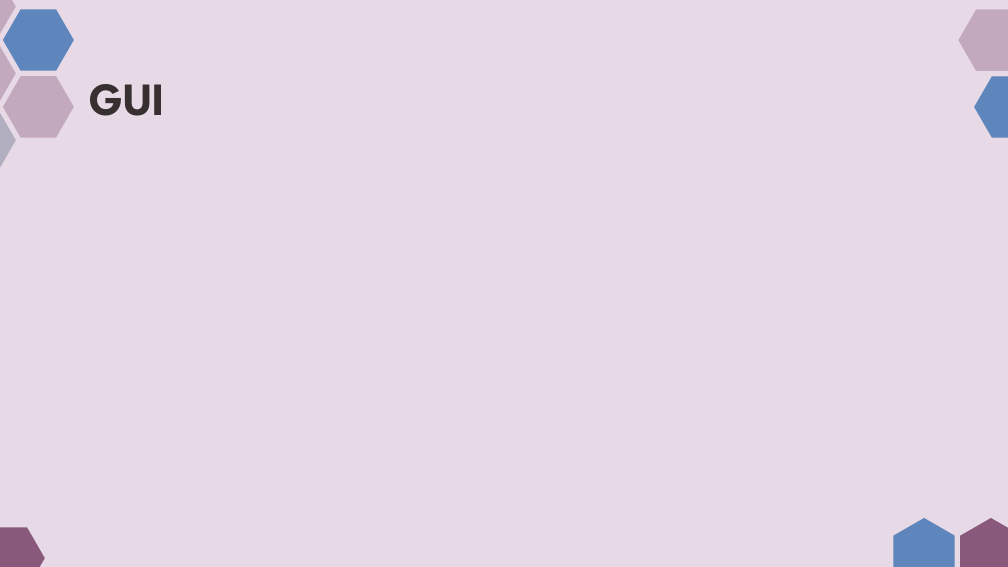
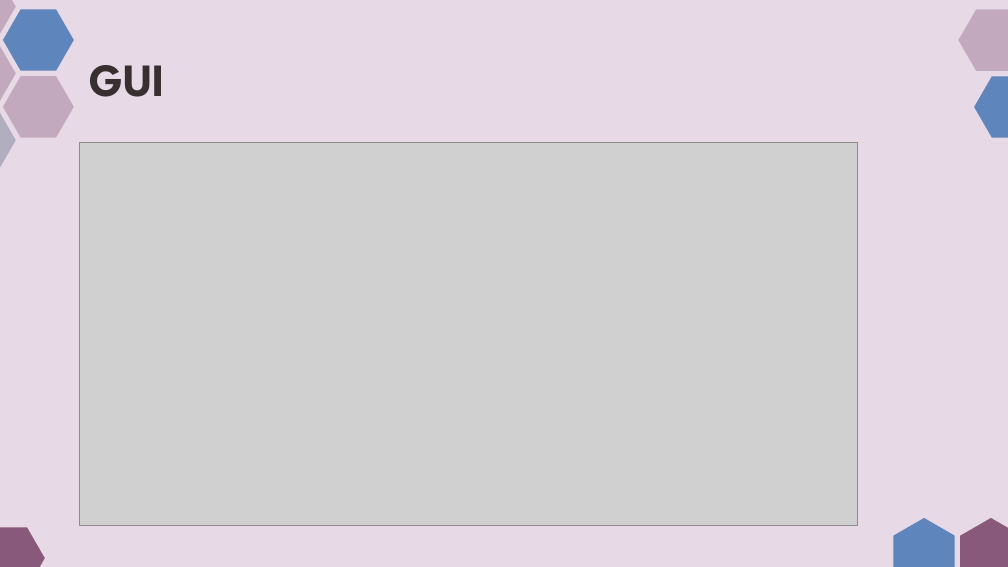
Before and after one commit to AlexJ192/NANS_projekat_predikcija_afiniteta_vezivanja, a slide deck: slide 17 of SV12-2024.pptx (slide 13 before the commit). Drawn at 1008x567 pixels with LibreOffice and Linux fonts; fonts in the diff are those of the drawing; grey boxes stand for pictures; background and template pictures are left out. Boxes give left, top, right and bottom in pixels: in the first picture for what was removed or moved away, otherwise in the second. Text is boxed around its words. In the diff, an @@ line names an element or a change of style, - is before the commit and + after.

```diff
--- a/SV12-2024.pptx
+++ b/SV12-2024.pptx
@@ title "GUI": place and size @@
-title "GUI" at [89,84,165,116]
+title "GUI" at [89,65,165,97]
@@ picture added at [80,143,858,525] @@
```
Also in this commit, not shown: 12 other slides changed, 6 slides added, 2 slides removed.
